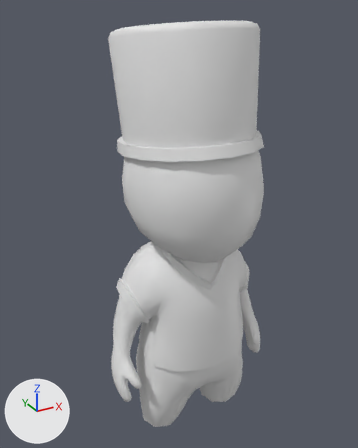
Renders of the FBX model Assets/Graphics/Models/Chef.fbx from each side of a commit.
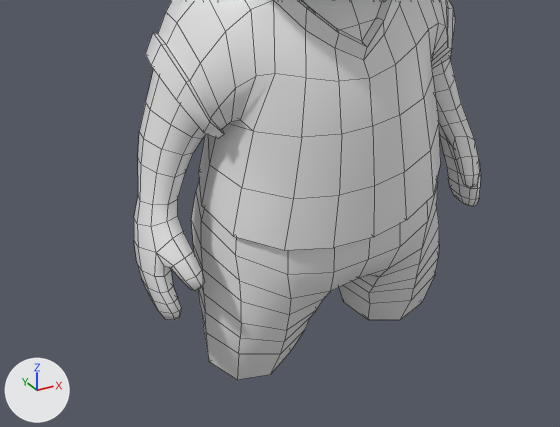
Old and new are each drawn whole from a 50 mm camera at (-2.31, -4.02, 4.48) aimed at (-0.02, 0.16, 2.39) and again close up on the part from 15% to 82% of the width and 59% to 100% of the height. Arrows for +X, +Y and +Z are at lower left; the lights stay in place. The close-ups show mesh edges as thin lines. Where no turn or scale is listed for an object, it has been applied to the vertices.

In view in the first close-up: 'Body', 'Chef'.
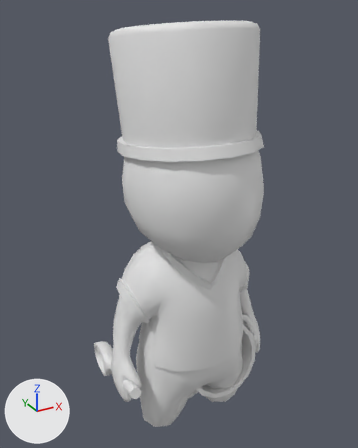
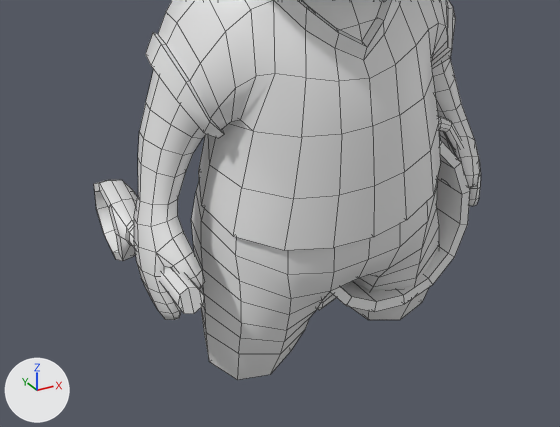
Commit message: Chef Cooking

Patch to the scene script:
```diff
--- a/Assets/Graphics/Models/Chef.fbx.py
+++ b/Assets/Graphics/Models/Chef.fbx.py
@@ me_circle @@
+me_circle.from_pydata(...)  # 226 vertices, 224 faces; spans x -1.091..0.024, y -0.44..0.392, z -0.566..0.42
@@ me_circle_001 @@
+me_circle_001.from_pydata(...)  # 87 vertices, 88 faces; spans x -0.09..0.159, y -0.398..0.967, z -0.441..0.182
@@ ob_circle @@
+ob_circle = bpy.data.objects.new('Circle', me_circle)
+ob_circle.location = (0.8, 0.0, 0.9)
@@ ob_circle_001 @@
+ob_circle_001 = bpy.data.objects.new('Circle.001', me_circle_001)
+ob_circle_001.location = (-0.817, -0.098, 0.868)
```

Where the change shows, as pixel boxes (x1, y1, x2, y2) in the close-ups (560 x 427 px):
'Circle', added
    after: (317, 116, 470, 312)
'Circle.001', added
    after: (94, 180, 204, 314)
